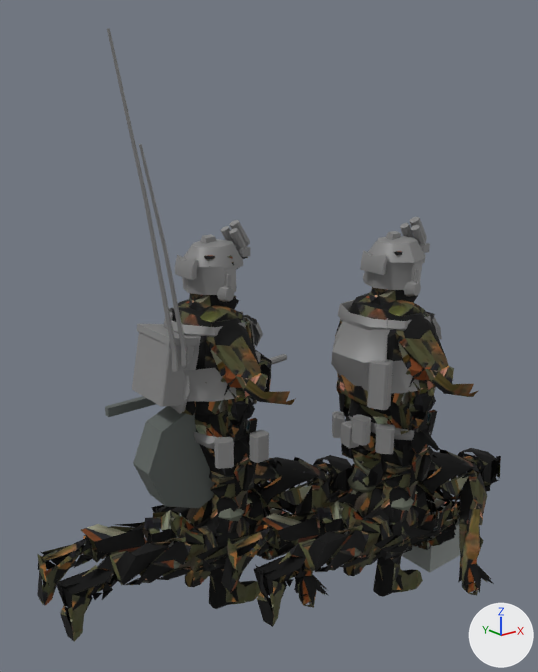
Two versions of the Blender file art/parts/inf_kit/demo_squad.blend, one commit apart.
Both versions are drawn from a camera (50 mm lens) standing at (-2.21, -2.42, 2.36) and looking at (-0.15, 0.16, 1.33). The lights are fixed; the arrows at lower right show +X, +Y and +Z. The older version comes first.

In view in the first picture: 'boot', 'charge', 'kit_armour_1_carrier_demo_a', 'kit_armour_1_carrier_demo_b', 'kit_armour_1_helmet_cover_demo_a', 'kit_armour_1_helmet_cover_demo_b', 'kit_firepower_1_mag_pouches_demo_a', 'kit_firepower_1_mag_pouches_demo_b', 'kit_sensors_2_radio_pouch_demo_a', 'kit_sensors_3_radio_pack_demo_b', 'kit_sensors_3_whip_long_demo_b', 'metal', 'uniform', 'weapon' and 21 more.
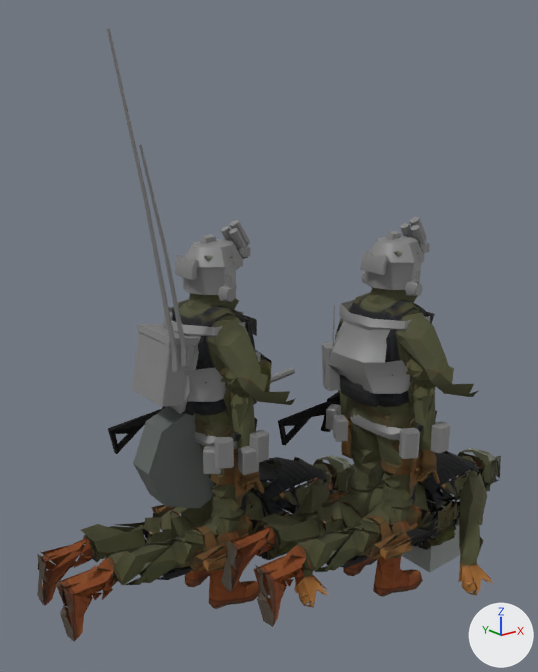
Where the change shows, as pixel boxes [x1, y1, x2, y2] in the pictures (538 x 672 px; the box of a moved part takes in the faces that stretch with it):
'weapon', reshaped, recoloured: before [105, 396, 156, 417]; after [108, 390, 340, 454]
'kit_firepower_1_mag_pouches_demo_a', reshaped (16% wider): before [351, 414, 395, 454]; after [399, 421, 450, 459]
'kit_sensors_2_radio_pouch_demo_a', reshaped: before [367, 318, 393, 410]; after [322, 305, 341, 391]
'kit_firepower_3_grenade_pouches_demo_b', reshaped (not visible before): after [203, 446, 259, 475]
part 1 of me_boot, surface changed: [185, 554, 423, 609] in both
part 2 of me_uniform, moved or reshaped: before [413, 395, 420, 405]; after [413, 389, 420, 398]
part 3 of me_uniform, moved or reshaped: before [419, 397, 423, 406]; after [418, 390, 427, 398]
part 4 of me_uniform, deleted: before [228, 373, 440, 464]
part 5 of me_uniform, built on: before [228, 404, 250, 464]; after [229, 393, 264, 494]
part 6 of me_uniform, built on: before [410, 396, 440, 455]; after [413, 385, 440, 484]
part 7 of me_uniform, reshaped: before [338, 374, 351, 417]; after [339, 390, 351, 417]
part 8 of me_uniform, surface changed: [37, 251, 501, 641] in both
part 9 of me_weapon, deleted: before [105, 396, 156, 417]
part 10 of me_weapon, built on: after [108, 406, 166, 454]
part 11 of me_weapon, added: after [278, 390, 340, 446]
part 12 of me_kit_sensors_2_radio_pouch_demo_a, moved or reshaped: before [367, 359, 393, 410]; after [322, 342, 341, 391]
part 13 of me_kit_sensors_2_radio_pouch_demo_a, deleted: before [384, 318, 388, 362]
part 14 of me_kit_sensors_2_radio_pouch_demo_a, added: after [332, 305, 335, 347]
part 15 of me_kit_firepower_1_mag_pouches_demo_a, moved or reshaped: before [375, 424, 395, 454]; after [430, 421, 450, 453]
part 16 of me_kit_firepower_1_mag_pouches_demo_a, moved or reshaped: before [351, 414, 371, 446]; after [399, 428, 420, 459]
part 17 of me_kit_firepower_3_grenade_pouches_demo_b, moved or reshaped (not visible before): after [203, 446, 222, 474]
part 18 of me_kit_firepower_3_grenade_pouches_demo_b, moved or reshaped (not visible before): after [238, 446, 259, 475]

Edits to the bpy script that builds the scene:
```text
Change me_boot:
    where me_boot.from_pydata(...)  # 428 vertices, 286 faces; spans x -0.507..0.474, y -0.366..0.47, z 0.0..0.193
    me_boot part 1: texture (UV) coordinates of 286 of 286 faces, centred in x -0.505..0.467, y -0.347..0.464, z 0.003..0.156, changed; they spanned u 0.01..1.0, v 0.01..0.98 and now span u 0.0..0.5, v 0.01..0.98
Change me_uniform:
    remove me_uniform.from_pydata(...)  # 13914 vertices, 6964 faces; spans x -1.25..1.23, y -0.65..0.74, z 0.0..1.78
    add me_uniform.from_pydata(...)  # 14868 vertices, 8962 faces; spans x -1.25..1.23, y -0.65..0.74, z 0.0..1.78
    me_uniform part 2: the loose piece of 4 vertices spanning x 0.25..0.27, y -0.41..-0.38, z 1.06..1.1 is moved by (0.0, 0.01, 0.03)
    me_uniform part 3: the loose piece of 4 vertices spanning x 0.25..0.29, y -0.44..-0.41, z 1.06..1.1 is moved by (0.0, 0.01, 0.03)
    me_uniform part 4: 102 loose pieces with 368 vertices, spanning x -0.46..0.36, y -0.49..0.6, z 0.79..1.14, are deleted
    me_uniform part 5: 72 vertices removed from x -0.46..-0.34, y -0.05..0.09, z 0.79..1.11; 487 vertices added at x -0.45..-0.32, y -0.04..0.1, z 0.65..1.15
    me_uniform part 6: 56 vertices removed from x 0.24..0.36, y -0.49..-0.35, z 0.79..1.11; 367 vertices added at x 0.26..0.38, y -0.48..-0.35, z 0.65..1.15
    me_uniform part 7: 1 vertex moved within x 0.27, y 0.11, z 1.07; 45 vertices removed from x 0.24..0.34, y 0.02..0.16, z 0.81..1.13; 343 vertices added at x 0.26..0.42, y 0.03..0.16, z 0.68..1.14
    me_uniform part 8: 6324 kept faces spanning x -1.25..1.23, y -0.65..0.74, z 0.0..1.78 get new texture (UV) coordinates
    other edits to the shape of me_uniform do not show in these pictures
Change me_weapon:
    remove me_weapon.from_pydata(...)  # 204 vertices, 108 faces; spans x -0.8..0.13, y 0.517..0.563, z 0.866..1.076
    remove me_weapon.materials.append(mat_pal_weapon)  # dark grey #5c625f
    add me_weapon.from_pydata(...)  # 1618 vertices, 760 faces; spans x -0.751..0.759, y -0.019..0.648, z 0.719..1.025
    me_weapon part 9: 35 loose pieces with 150 vertices, spanning x -0.8..0.13, y 0.517..0.563, z 0.866..1.076, are deleted
    me_weapon part 10: 54 vertices removed from x -0.5..-0.16, y 0.517..0.563, z 0.866..1.029; 809 vertices added at x -0.751..0.059, y 0.421..0.648, z 0.719..1.025
    me_weapon part 11: 809 vertices added at x -0.051..0.759, y -0.019..0.208, z 0.719..1.025
    add me_weapon.materials.append(mat_bakedmaterial)  # picture img_texture_0
Change me_kit_sensors_2_radio_pouch_demo_a:
    remove me_kit_sensors_2_radio_pouch_demo_a.from_pydata(...)  # 24 vertices, 36 faces; spans x 0.054..0.157, y -0.365..-0.259, z 1.065..1.475
    add me_kit_sensors_2_radio_pouch_demo_a.from_pydata(...)  # 24 vertices, 36 faces; spans x 0.052..0.161, y -0.061..0.049, z 1.061..1.473
    me_kit_sensors_2_radio_pouch_demo_a part 12: the loose piece of 16 vertices spanning x 0.054..0.157, y -0.365..-0.259, z 1.065..1.276 is multiplied about its middle by the matrix ((0.61, 0.791, -0.049), (-0.791, 0.611, 0.025), (0.05, 0.024, 0.998)), then moved by (0.001, 0.306, -0.003)
    me_kit_sensors_2_radio_pouch_demo_a part 13: the loose piece of 8 vertices spanning x 0.109..0.121, y -0.336..-0.324, z 1.275..1.475 is deleted
    me_kit_sensors_2_radio_pouch_demo_a part 14: 8 vertices added at x 0.087..0.099, y -0.028..-0.016, z 1.273..1.473
Change me_kit_firepower_1_mag_pouches_demo_a:
    remove me_kit_firepower_1_mag_pouches_demo_a.from_pydata(...)  # 32 vertices, 56 faces; spans x 0.082..0.172, y -0.378..-0.157, z 0.845..0.965
    add me_kit_firepower_1_mag_pouches_demo_a.from_pydata(...)  # 32 vertices, 56 faces; spans x 0.138..0.38, y -0.51..-0.394, z 0.845..0.965
    me_kit_firepower_1_mag_pouches_demo_a part 15: the loose piece of 16 vertices spanning x 0.09..0.172, y -0.378..-0.293, z 0.845..0.965 is turned 50 degrees about the z axis through its middle, then moved by (0.209, -0.144, 0.0)
    me_kit_firepower_1_mag_pouches_demo_a part 16: the loose piece of 16 vertices spanning x 0.082..0.151, y -0.242..-0.157, z 0.845..0.965 is turned 50 degrees about the z axis through its middle, then moved by (0.065, -0.235, 0.0)
Change me_kit_firepower_3_grenade_pouches_demo_b:
    remove me_kit_firepower_3_grenade_pouches_demo_b.from_pydata(...)  # 24 vertices, 40 faces; spans x -0.571..-0.364, y 0.431..0.574, z 0.8..0.91
    add me_kit_firepower_3_grenade_pouches_demo_b.from_pydata(...)  # 24 vertices, 40 faces; spans x -0.586..-0.373, y -0.066..0.111, z 0.8..0.91
    me_kit_firepower_3_grenade_pouches_demo_b part 17: the loose piece of 12 vertices spanning x -0.448..-0.364, y 0.507..0.574, z 0.8..0.91 is turned 130 degrees about the z axis through its middle, then moved by (-0.134, -0.475, 0.0)
    me_kit_firepower_3_grenade_pouches_demo_b part 18: the loose piece of 12 vertices spanning x -0.571..-0.478, y 0.431..0.521, z 0.8..0.91 is turned 130 degrees about the z axis through its middle, then moved by (0.109, -0.508, 0.0)
```
